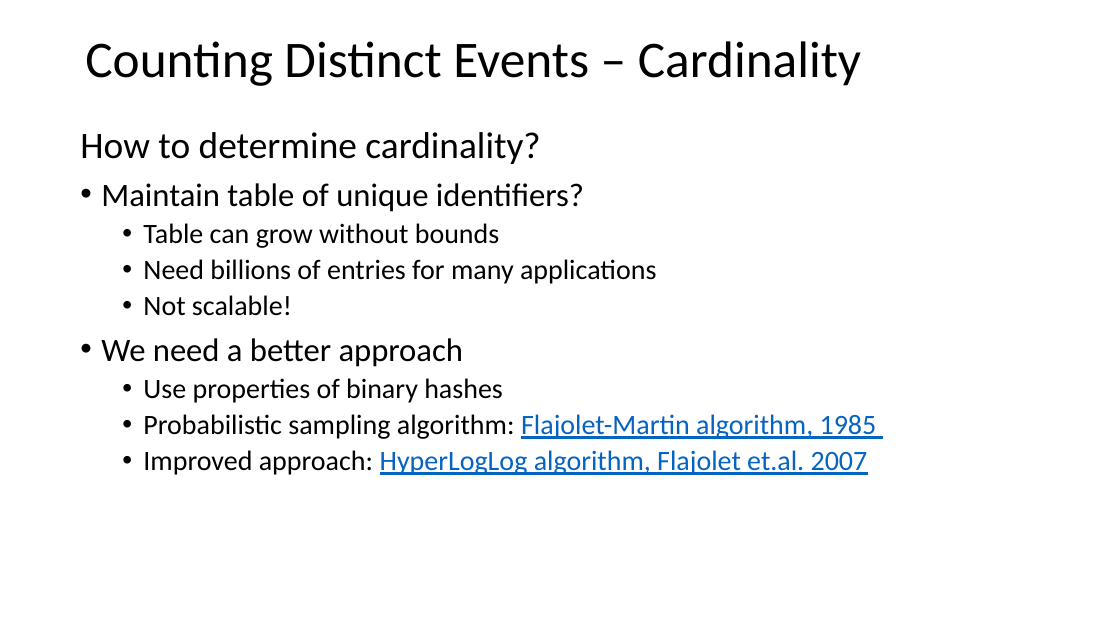
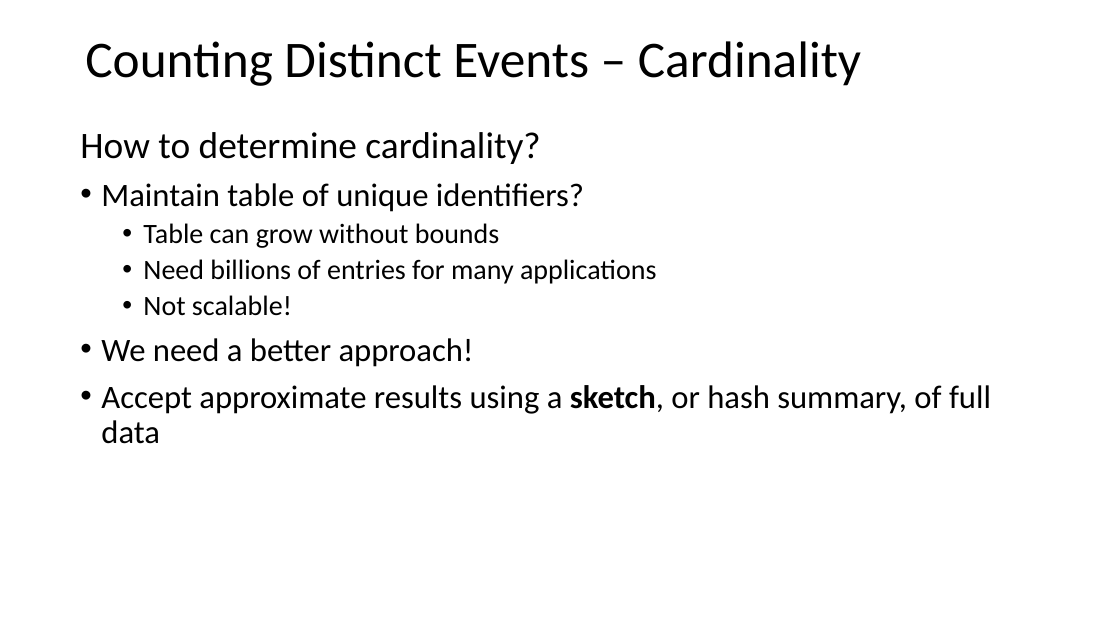
Before and after one commit to harelgabainew/school1, a slide deck: slide 83 of slides/2_StreamingAnalytics.pptx (slide 81 before the commit). Drawn at 1120x630 pixels with LibreOffice and Linux fonts; fonts in the diff are those of the drawing. Boxes give left, top, right and bottom in pixels: in the first picture for what was removed or moved away, otherwise in the second. Text is boxed around its words. In the diff, an @@ line names an element or a change of style, - is before the commit and + after.

Commit message:
Added slides on quantile estimation sketches

```diff
--- a/slides/2_StreamingAnalytics.pptx
+++ b/slides/2_StreamingAnalytics.pptx
@@ text at (101,338,991,444): text changed; size 24 to 28 pt @@
-• We need a better approach
-  • Use properties of binary hashes
-  • Probabilistic sampling algorithm: Flajolet-Martin algorithm, 1985
-  • Improved approach: HyperLogLog algorithm, Flajolet et.al. 2007
+• We need a better approach!
+• Accept approximate results using a sketch, or hash summary, of full data
```
Also in this commit, not shown: 27 other slides changed, 13 slides added, 1 slide removed.
